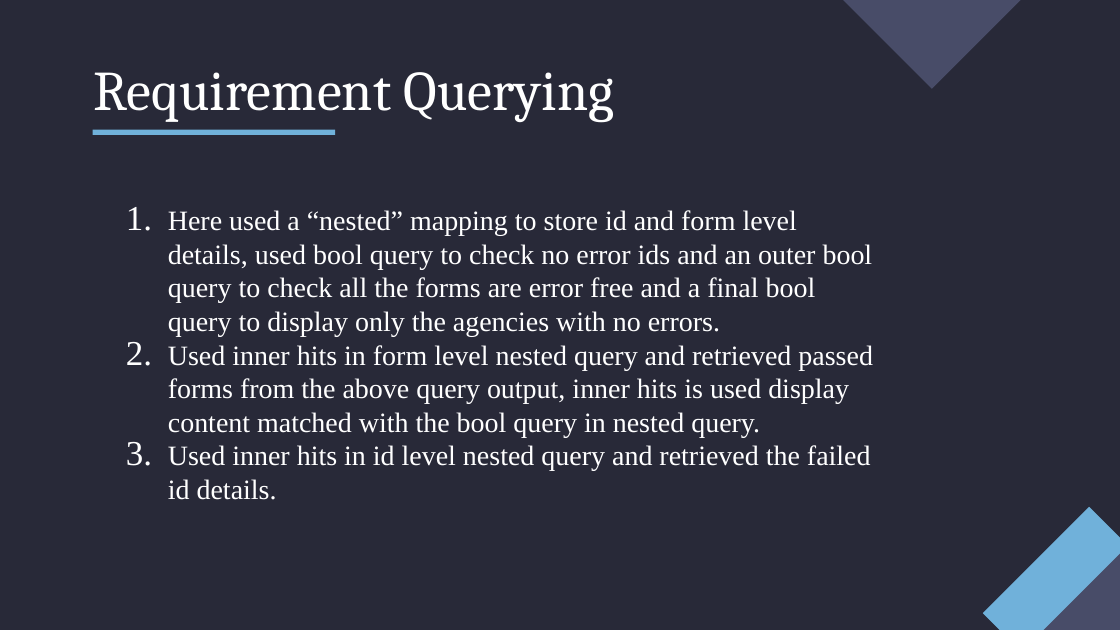
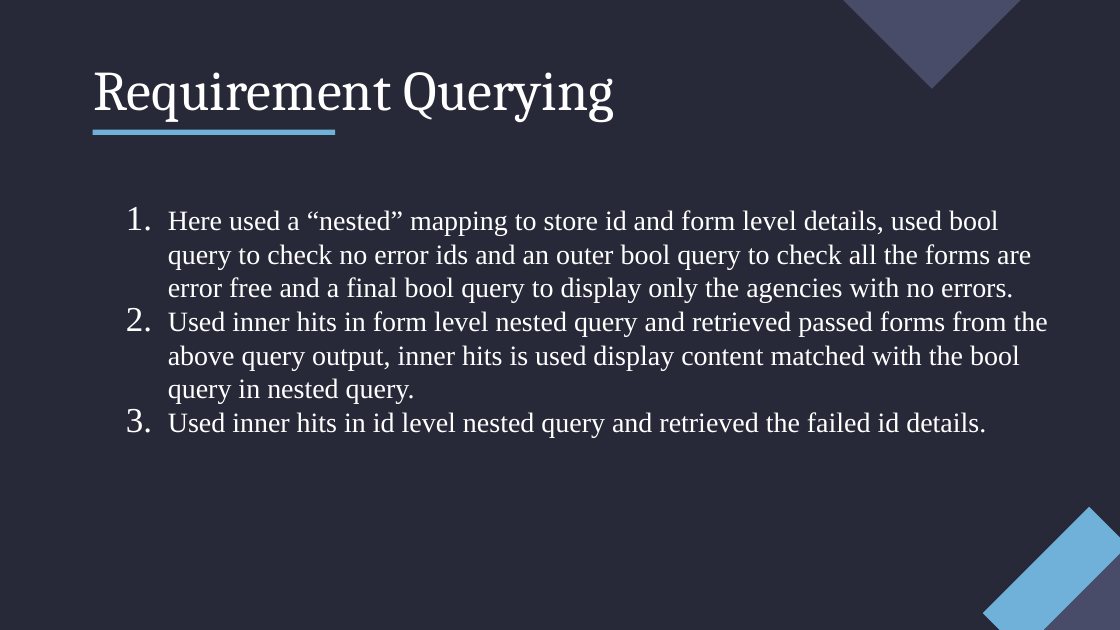
Before and after one commit to mehar-srinivas-chowdari/git-learning, a slide deck: slide 12 of Internship.pptx. Drawn at 1120x630 pixels with LibreOffice and Linux fonts; fonts in the diff are those of the drawing. Boxes give left, top, right and bottom in pixels: in the first picture for what was removed or moved away, otherwise in the second. Text is boxed around its words. In the diff, an @@ line names an element or a change of style, - is before the commit and + after.

```diff
--- a/Internship.pptx
+++ b/Internship.pptx
@@ text "Here used a “nested” mapping ..." rewrapped from (168,210,873,500) to (168,210,1048,437) @@
```
Also in this commit, not shown: 10 other slides changed.
